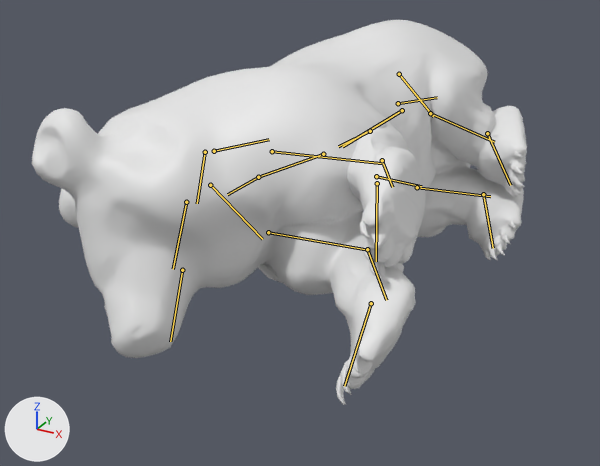
The glTF model 42/media/models_X/Skinned/NCBearCubGen.glb, before and after one commit.
The view is the same before and after, from a 50 mm lens placed at (0.416, -1.049, 0.608), pointed at (-0.141, -0.036, 0.101). Lighting does not change. The marker at lower left points along +X, +Y and +Z. The picture after the commit comes second. Both versions are drawn at frame 0 of the action 'DeerStag_Dead'; the numbers are the values there. The bones that change, and the others that lie on the model, are drawn over the model as lines.

In view in the first picture: 'NCBearCub'.
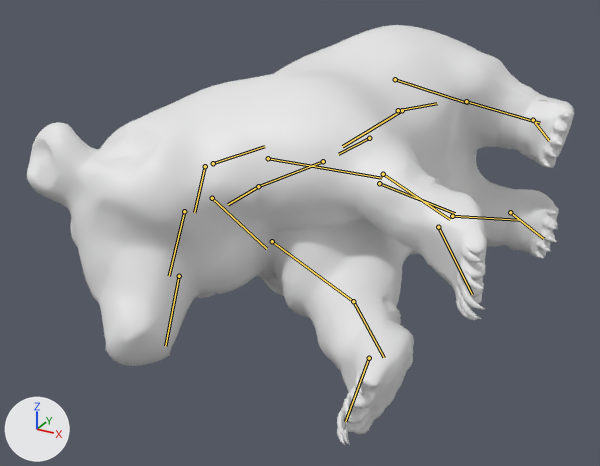
Where the change shows, as pixel boxes (x1, y1, x2, y2) in the pictures (600 x 466 px):
```json
{"object": "NCBearCub", "change": "posed", "before": [32, 20, 527, 405], "after": [27, 25, 574, 445], "on screen": "10% wider, 9% taller"}
{"bone": "Bip01_Pelvis", "before": "(370, 131) to (338, 146)", "after": "(369, 138) to (338, 154)"}
{"bone": "Bip01_L_Thigh", "before": "(399, 74) to (433, 116)", "after": "(395, 79) to (468, 103)"}
{"bone": "Bip01_L_Calf", "before": "(430, 113) to (494, 142)", "after": "(466, 101) to (540, 123)"}
{"bone": "Bip01_L_Foot", "before": "(487, 133) to (510, 185)", "after": "(533, 120) to (549, 140)"}
{"bone": "Bip01_R_Thigh", "before": "(376, 176) to (421, 186)", "after": "(379, 183) to (455, 213)"}
{"bone": "Bip01_R_Calf", "before": "(417, 187) to (490, 196)", "after": "(452, 216) to (518, 220)"}
{"bone": "Bip01_R_Foot", "before": "(483, 194) to (493, 248)", "after": "(510, 212) to (543, 238)"}
{"bone": "Bip01_Spine1", "before": "(258, 177) to (227, 194)", "after": "(258, 186) to (228, 204)"}
{"bone": "Bip01_L_UpperArm", "before": "(272, 151) to (382, 163)", "after": "(268, 158) to (382, 178)"}
{"bone": "Bip01_L_Forearm", "before": "(382, 160) to (392, 187)", "after": "(383, 174) to (450, 219)"}
{"bone": "Bip01_L_Hand", "before": "(377, 183) to (376, 261)", "after": "(438, 227) to (472, 294)"}
{"bone": "Bip01_Neck", "before": "(205, 152) to (197, 203)", "after": "(205, 166) to (194, 212)"}
{"bone": "Bip01_Head", "before": "(186, 202) to (173, 269)", "after": "(184, 211) to (169, 276)"}
{"bone": "Bip01_R_UpperArm", "before": "(268, 232) to (365, 249)", "after": "(272, 241) to (352, 300)"}
{"bone": "Bip01_R_Forearm", "before": "(367, 249) to (386, 300)", "after": "(353, 301) to (384, 357)"}
{"bone": "Bip01_R_Hand", "before": "(371, 303) to (344, 386)", "after": "(369, 358) to (345, 421)"}
```

The change, as JSON lines over the scene's bpy script:
```json
{"block": "bone_bip01_pelvis", "where": "bone_bip01_pelvis = bpy.data.objects['Rig'].pose.bones['Bip01_Pelvis']  # child of 'Bip01'"}
{"op": "set", "path": "bone_bip01_pelvis.location", "old": "(-0.129, -0.009, 0.095)", "new": "(-0.129, -0.01, 0.107)"}
{"op": "set", "path": "bone_bip01_pelvis.rotation_quaternion", "old": "(-0.766, -0.011, -0.641, -0.049)", "new": "(0.743, 0.012, 0.667, 0.052)", "note": "degrees (24, 79, 27) -> degrees (38, 82, 41)"}
{"block": "bone_bip01_l_thigh", "where": "bone_bip01_l_thigh = bpy.data.objects['Rig'].pose.bones['Bip01_L_Thigh']  # child of 'Bip01_Pelvis'"}
{"op": "set", "path": "bone_bip01_l_thigh.rotation_quaternion", "old": "(0.971, -0.211, -0.079, 0.082)", "new": "(0.996, 0.035, -0.086, 0.017)", "note": "degrees (-25, -7, 11) -> degrees (4, -10, 2)"}
{"block": "bone_bip01_l_calf", "where": "bone_bip01_l_calf = bpy.data.objects['Rig'].pose.bones['Bip01_L_Calf']  # child of 'Bip01_L_Thigh'"}
{"op": "set", "path": "bone_bip01_l_calf.rotation_quaternion", "old": "(0.949, 0.315, -0.002, 0.03)", "new": "(1.0, -0.003, 0.0, 0.0)", "note": "degrees (37, -1, 3) -> degrees (0, 0, 0)"}
{"block": "bone_bip01_l_foot", "where": "bone_bip01_l_foot = bpy.data.objects['Rig'].pose.bones['Bip01_L_Foot']  # child of 'Bip01_L_Calf'"}
{"op": "set", "path": "bone_bip01_l_foot.rotation_quaternion", "old": "(0.957, 0.125, 0.258, 0.036)", "new": "(0.999, 0.05, -0.012, -0.01)", "note": "degrees (17, 29, 9) -> degrees (6, -1, -1)"}
{"block": "bone_bip01_r_thigh", "where": "bone_bip01_r_thigh = bpy.data.objects['Rig'].pose.bones['Bip01_R_Thigh']  # child of 'Bip01_Pelvis'"}
{"op": "set", "path": "bone_bip01_r_thigh.rotation_quaternion", "old": "(0.959, -0.192, -0.135, -0.157)", "new": "(0.989, 0.132, -0.066, -0.002)", "note": "degrees (-20, -19, -15) -> degrees (15, -7, -1)"}
{"block": "bone_bip01_r_calf", "where": "bone_bip01_r_calf = bpy.data.objects['Rig'].pose.bones['Bip01_R_Calf']  # child of 'Bip01_R_Thigh'"}
{"op": "set", "path": "bone_bip01_r_calf.rotation_quaternion", "old": "(0.973, 0.229, 0.001, -0.022)", "new": "(1.0, -0.003, 0.0, 0.0)", "note": "degrees (26, 1, -2) -> degrees (0, 0, 0)"}
{"block": "bone_bip01_r_foot", "where": "bone_bip01_r_foot = bpy.data.objects['Rig'].pose.bones['Bip01_R_Foot']  # child of 'Bip01_R_Calf'"}
{"op": "set", "path": "bone_bip01_r_foot.rotation_quaternion", "old": "(0.912, 0.008, -0.104, 0.396)", "new": "(0.996, 0.082, 0.01, 0.022)", "note": "degrees (-4, -11, 47) -> degrees (9, 1, 3)"}
{"block": "bone_bip01_spine1", "where": "bone_bip01_spine1 = bpy.data.objects['Rig'].pose.bones['Bip01_Spine1']  # child of 'Bip01_Spine'"}
{"op": "set", "path": "bone_bip01_spine1.rotation_quaternion", "old": "(0.999, 0.021, -0.017, -0.031)", "new": "(0.999, 0.023, -0.008, -0.029)", "note": "degrees (2, -2, -4) -> degrees (3, -1, -3)"}
{"block": "bone_bip01_l_upperarm", "where": "bone_bip01_l_upperarm = bpy.data.objects['Rig'].pose.bones['Bip01_L_UpperArm']  # child of 'Bip01_L_Clavicle'"}
{"op": "set", "path": "bone_bip01_l_upperarm.rotation_quaternion", "old": "(0.922, 0.346, -0.17, 0.001)", "new": "(0.988, 0.096, 0.117, 0.018)", "note": "degrees (42, -18, -7) -> degrees (11, 13, 3)"}
{"block": "bone_bip01_l_forearm", "where": "bone_bip01_l_forearm = bpy.data.objects['Rig'].pose.bones['Bip01_L_Forearm']  # child of 'Bip01_L_UpperArm'"}
{"op": "set", "path": "bone_bip01_l_forearm.rotation_quaternion", "old": "(0.804, -0.58, 0.008, 0.131)", "new": "(1.0, -0.015, 0.0, 0.003)", "note": "degrees (-71, 10, 12) -> degrees (-2, 0, 0)"}
{"block": "bone_bip01_l_hand", "where": "bone_bip01_l_hand = bpy.data.objects['Rig'].pose.bones['Bip01_L_Hand']  # child of 'Bip01_L_Forearm'"}
{"op": "set", "path": "bone_bip01_l_hand.rotation_quaternion", "old": "(0.816, 0.47, 0.174, 0.289)", "new": "(0.976, 0.196, 0.018, -0.091)", "note": "degrees (60, 1, 39) -> degrees (22, 4, -10)"}
{"block": "bone_bip01_neck", "where": "bone_bip01_neck = bpy.data.objects['Rig'].pose.bones['Bip01_Neck']  # child of 'Bip01_Spine1'"}
{"op": "set", "path": "bone_bip01_neck.rotation_quaternion", "old": "(-0.954, -0.071, -0.043, -0.289)", "new": "(0.971, 0.035, 0.063, 0.226)", "note": "degrees (9, 2, 34) -> degrees (6, 6, 27)"}
{"block": "bone_bip01_head", "where": "bone_bip01_head = bpy.data.objects['Rig'].pose.bones['Bip01_Head']  # child of 'Bip01_Neck'"}
{"op": "set", "path": "bone_bip01_head.rotation_quaternion", "old": "(0.997, 0.033, -0.057, 0.033)", "new": "(0.997, 0.039, -0.023, 0.056)", "note": "degrees (4, -7, 4) -> degrees (4, -3, 6)"}
{"block": "bone_bip01_r_upperarm", "where": "bone_bip01_r_upperarm = bpy.data.objects['Rig'].pose.bones['Bip01_R_UpperArm']  # child of 'Bip01_R_Clavicle'"}
{"op": "set", "path": "bone_bip01_r_upperarm.rotation_quaternion", "old": "(0.965, -0.104, 0.165, -0.174)", "new": "(0.969, -0.235, 0.055, 0.046)", "note": "degrees (-16, 16, -23) -> degrees (-27, 7, 4)"}
{"block": "bone_bip01_r_forearm", "where": "bone_bip01_r_forearm = bpy.data.objects['Rig'].pose.bones['Bip01_R_Forearm']  # child of 'Bip01_R_UpperArm'"}
{"op": "set", "path": "bone_bip01_r_forearm.rotation_quaternion", "old": "(0.977, -0.207, -0.003, -0.047)", "new": "(1.0, -0.016, 0.0, -0.004)", "note": "degrees (-24, -1, -5) -> degrees (-2, 0, 0)"}
{"block": "bone_bip01_r_hand", "where": "bone_bip01_r_hand = bpy.data.objects['Rig'].pose.bones['Bip01_R_Hand']  # child of 'Bip01_R_Forearm'"}
{"op": "set", "path": "bone_bip01_r_hand.rotation_quaternion", "old": "(0.938, 0.162, -0.266, 0.152)", "new": "(0.984, 0.159, -0.022, 0.075)", "note": "degrees (16, -33, 14) -> degrees (18, -4, 8)"}
```
